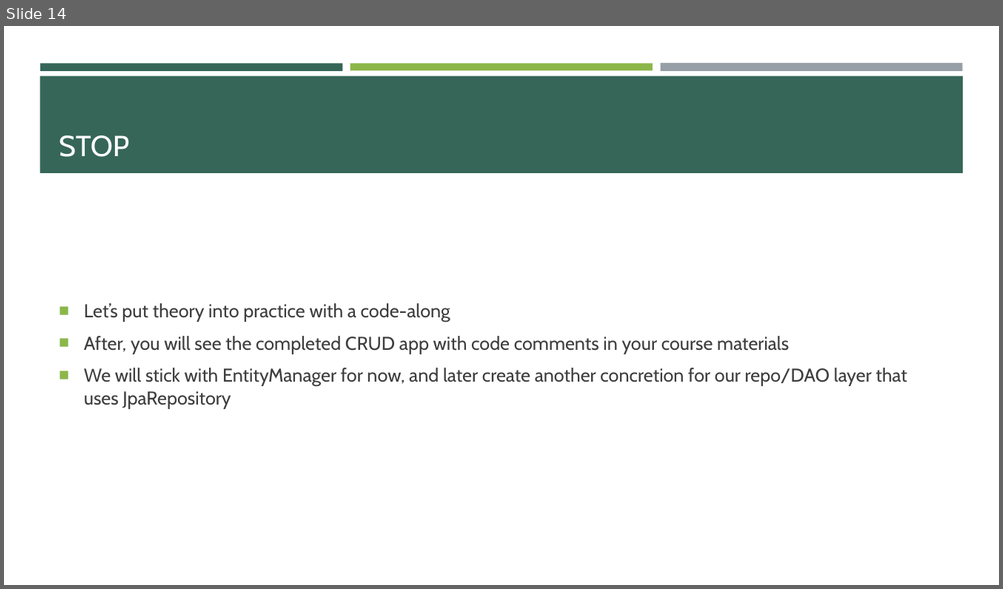
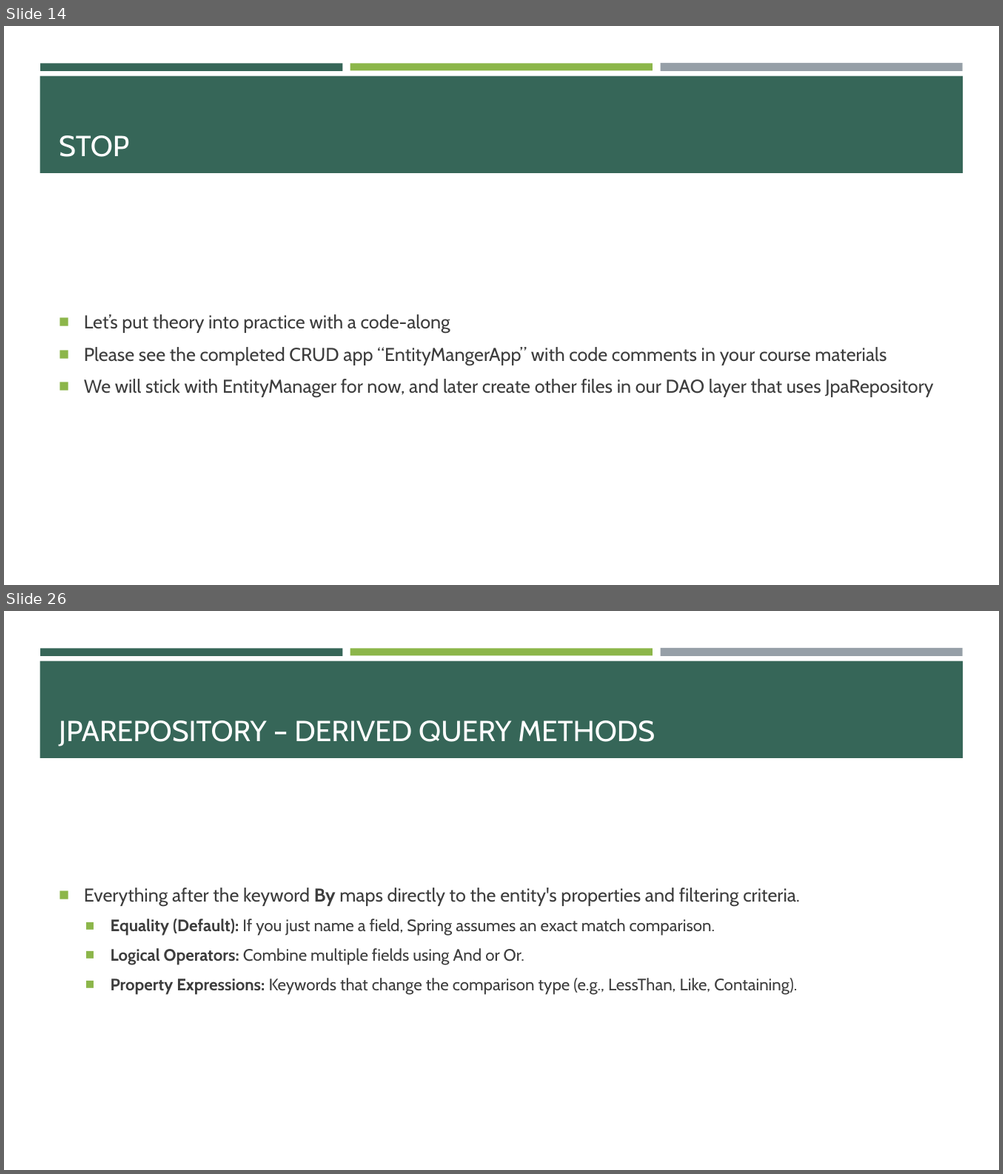
Before and after one commit to e-m-wilson/java-fs, a slide deck: Week_6/02_Hibernate_JPA_&_REST.pptx. Shown one above the other, each under a label of ours: slide 14 before the commit, slides 14 and 26 after it; the slides between them are not shown. The pictures are 1003x589 and 1003x1174 pixels, drawn with LibreOffice and Linux fonts; fonts in the diff are those of the drawing. Boxes give left, top, right and bottom in pixels: in the first picture for what was removed or moved away, otherwise in the second. Text is boxed around its words. In the diff, an @@ line names an element or a change of style, - is before the commit and + after.

```diff
--- a/Week_6/02_Hibernate_JPA_&_REST.pptx
+++ b/Week_6/02_Hibernate_JPA_&_REST.pptx
@@ slide 26 added at (x1=4, y1=611, x2=999, y2=1170), background #FFFFFF; not listed: 4 template elements that a slide beside it also shows @@
@@ title added at (x1=59, y1=721, x2=654, y2=746), 28 pt, text #FFFFFF @@
+JPAREPOSITORY – DERIVED QUERY METHODS
@@ text added at (x1=84, y1=888, x2=800, y2=995), 16 pt, text #3D3D3D @@
+■ Everything after the keyword By maps directly to the entity's properties and filtering criteria.
+  ■ Equality (Default): If you just name a field, Spring assumes an exact match comparison.
+  ■ Logical Operators: Combine multiple fields using And or Or.
+  ■ Property Expressions: Keywords that change the comparison type (e.g., LessThan, Like, Containing).
@@ slide 14 changed as well @@
@@ text at (x1=84, y1=347, x2=933, y2=398): text changed @@
-■ After, you will see the completed CRUD app with code comments in your course materials
-■ We will stick with EntityManager for now, and later create another concretion for our repo/DAO layer that uses JpaRepository
+■ Please see the completed CRUD app “EntityMangerApp” with code comments in your course materials
+■ We will stick with EntityManager for now, and later create other files in our DAO layer that uses JpaRepository
```
Also in this commit, not shown: 18 other slides added, 1 other file.
